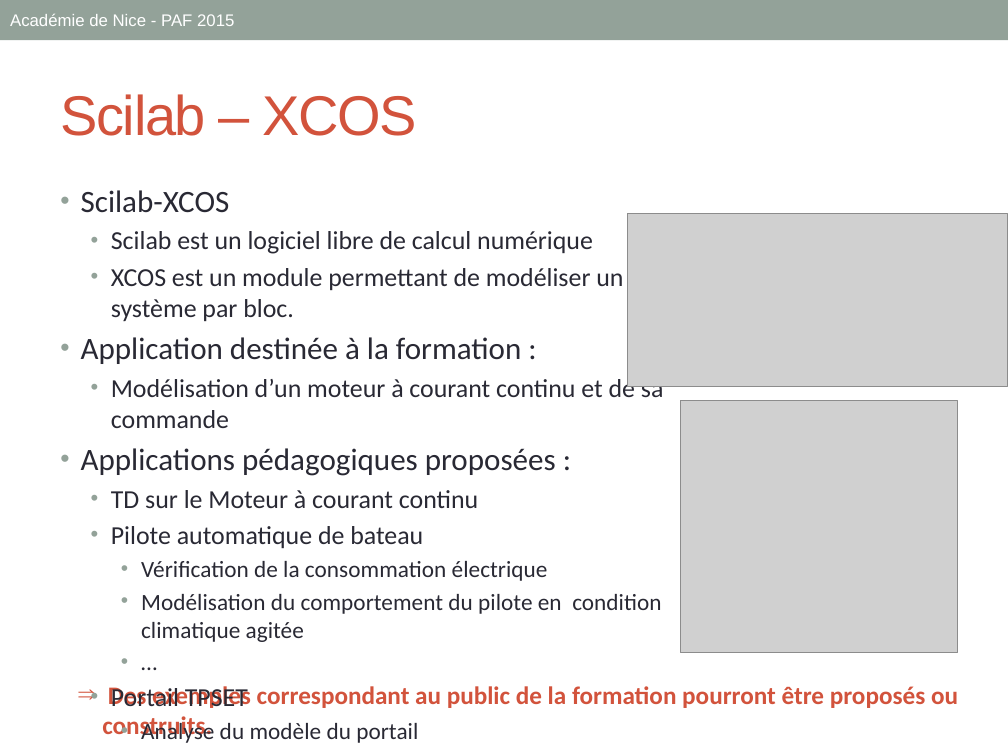
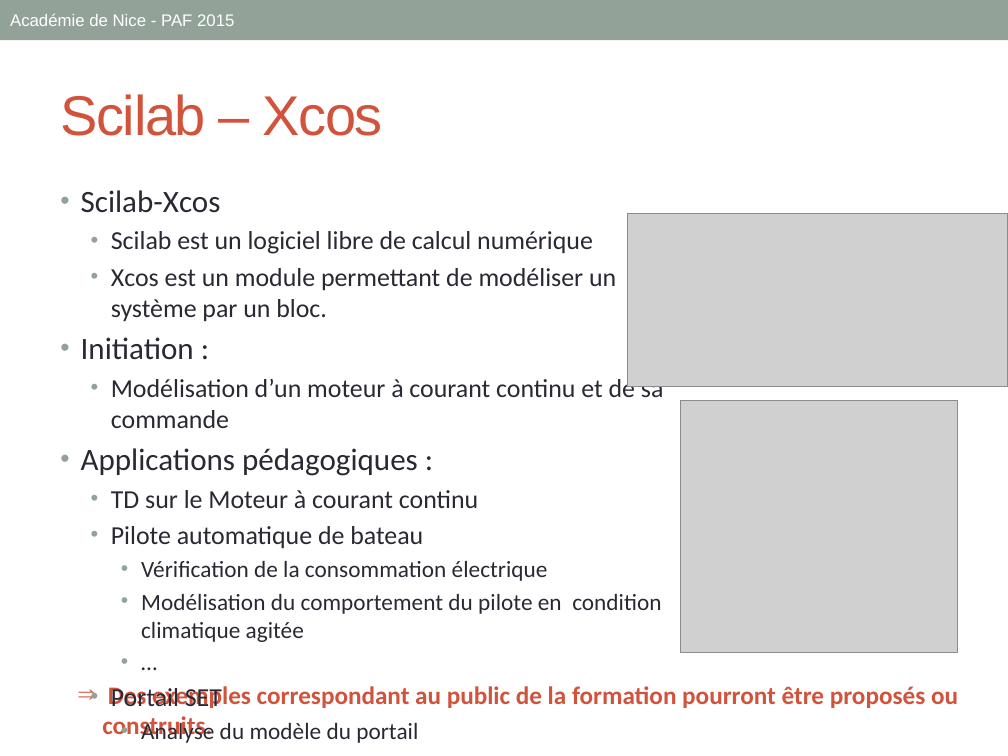
Before and after one commit to xpessoles/Formations, a slide deck: slide 3 of 01_ModelisationMultiphysique/Administratif/SCIL1_PPT.pptx. Drawn at 1008x756 pixels with LibreOffice and Linux fonts; fonts in the diff are those of the drawing; grey boxes stand for pictures. Boxes give left, top, right and bottom in pixels: in the first picture for what was removed or moved away, otherwise in the second. Text is boxed around its words. In the diff, an @@ line names an element or a change of style, - is before the commit and + after.

```diff
--- a/01_ModelisationMultiphysique/Administratif/SCIL1_PPT.pptx
+++ b/01_ModelisationMultiphysique/Administratif/SCIL1_PPT.pptx
@@ title at (60, 94, 383, 136): text changed @@
-Scilab – XCOS
+Scilab – Xcos
@@ text at (81, 190, 221, 213): text changed @@
-• Scilab-XCOS
+• Scilab-Xcos
@@ text at (81, 268, 616, 360): text changed @@
-  • XCOS est un module permettant de modéliser un système par bloc.
-• Application destinée à la formation :
+  • Xcos est un module permettant de modéliser un système par un bloc.
+• Initiation :
@@ text at (81, 448, 418, 476): text changed @@
-• Applications pédagogiques proposées :
+• Applications pédagogiques :
@@ text at (111, 687, 179, 706): text changed @@
-  • Portail TPSET
+  • Portail SET
```
Also in this commit, not shown: 2 other slides changed, 12 other files.
